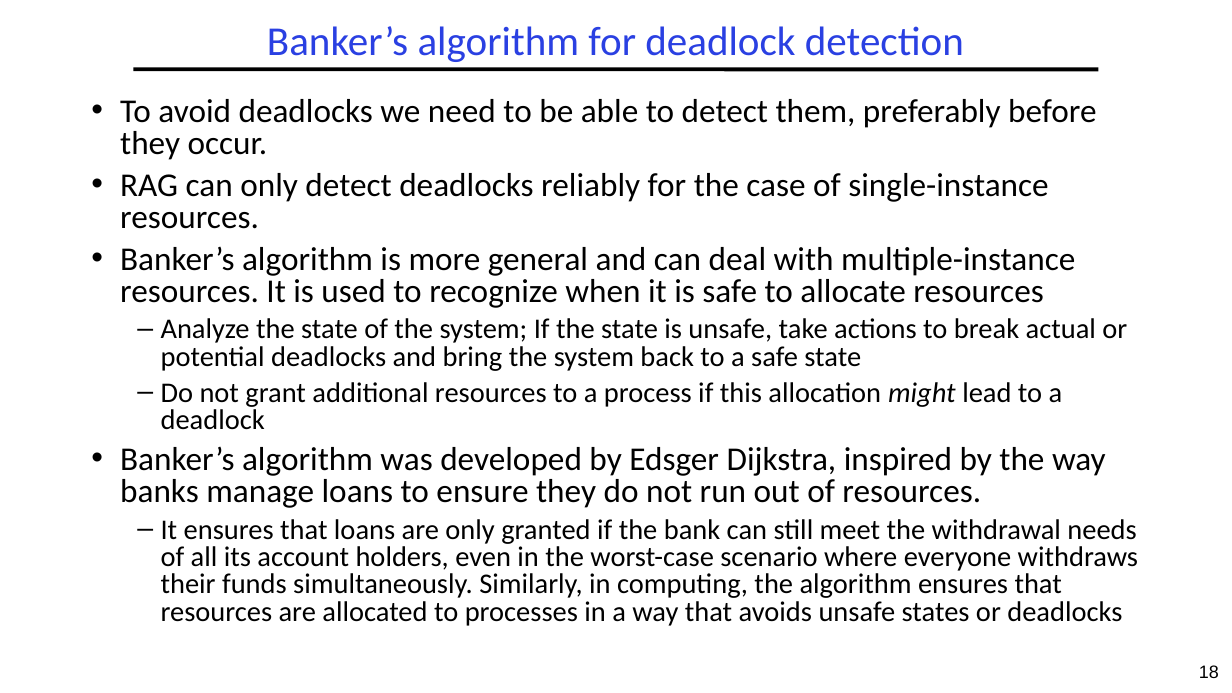
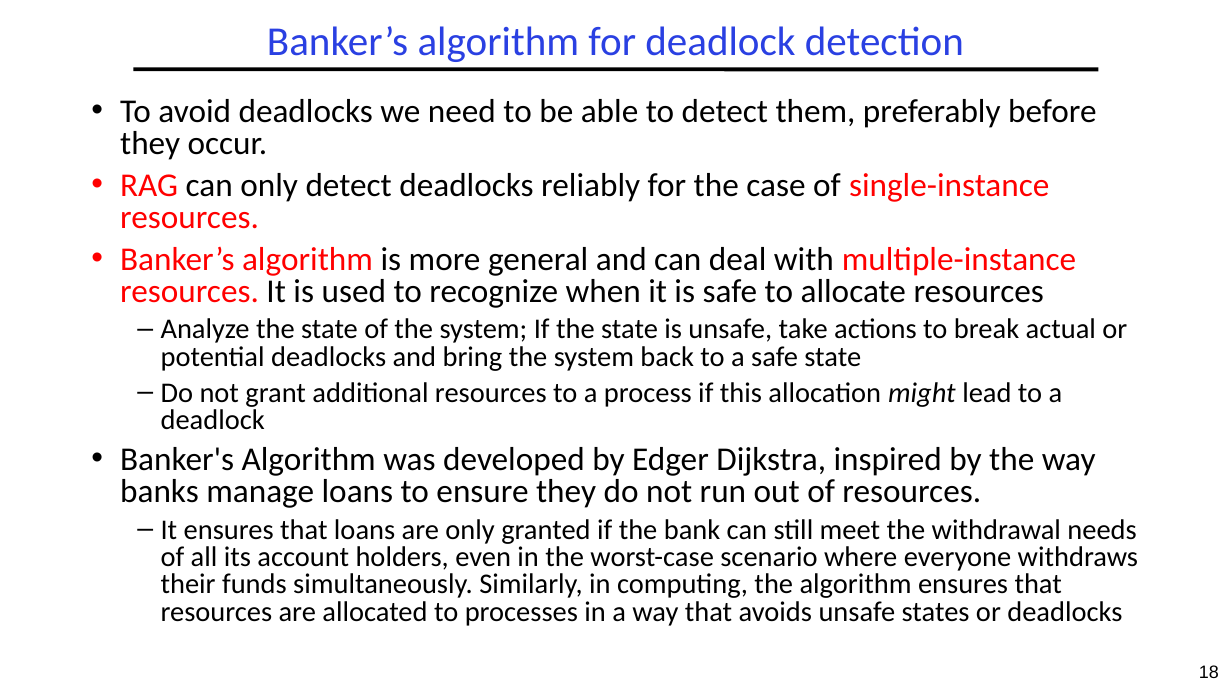
Before and after one commit to guhofstra/CSC112Fa26, a slide deck: slide 18 of PPTs/L4-Deadlocks.pptx. Drawn at 1232x693 pixels with LibreOffice and Linux fonts; fonts in the diff are those of the drawing. Boxes give left, top, right and bottom in pixels: in the first picture for what was removed or moved away, otherwise in the second. Text is boxed around its words. In the diff, an @@ line names an element or a change of style, - is before the commit and + after.

```diff
--- a/PPTs/L4-Deadlocks.pptx
+++ b/PPTs/L4-Deadlocks.pptx
@@ text at bbox=[120, 173, 1076, 308]: text colour #000000 to #FF0000 in "RAG single-instance resources.", "Banker’s algorithm multiple-instance resources." @@
@@ text at bbox=[120, 447, 1096, 508]: text changed @@
-• Banker’s algorithm was developed by Edsger Dijkstra, inspired by the way banks manage loans to ensure they do not run out of resources.
+• Banker's Algorithm was developed by Edger Dijkstra, inspired by the way banks manage loans to ensure they do not run out of resources.
```
Also in this commit, not shown: 19 other slides changed, 5 other files.
